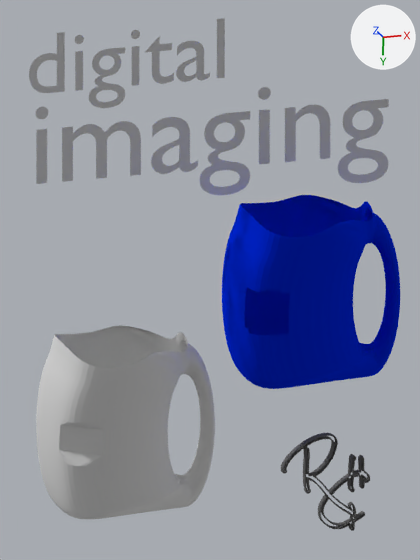
An edit to the Blender file digital_imaging.blend, drawn before and after from the same camera.
Before and after are seen from the file's camera 'Camera'. Every picture has the same lights, and +X, +Y and +Z are marked at upper right.

In view in the first picture: 'Curve', 'Fh1 Voxelizer-Tetgen In', 'Text', 'Text.001', 'Torus.002'.
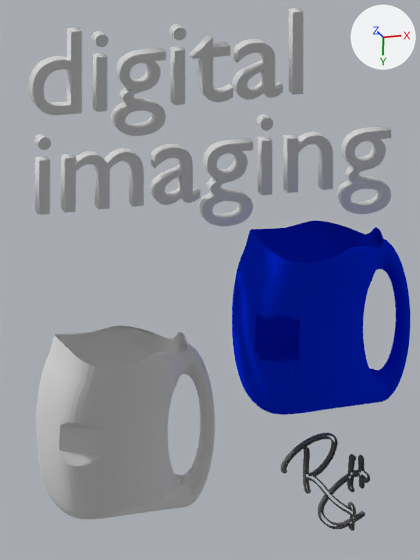
Where the change shows, as pixel boxes [x1, y1, x2, y2] in the pictures (420 x 560 px):
'Torus.002', moved
    before: [222, 195, 400, 389]
    after: [232, 221, 410, 415]
'Text', reshaped, moved
    before: [36, 87, 389, 195]
    after: [34, 114, 391, 226]
'Text.001', reshaped, moved (40% wider, 42% taller)
    before: [29, 18, 225, 108]
    after: [29, 8, 303, 136]

Diff of the bpy script that builds the scene:
```diff
--- a/digital_imaging.blend.py
+++ b/digital_imaging.blend.py
@@ txt_text @@
 txt_text.body = 'imaging'
+txt_text.extrude = 0.1
 txt_text.size = 1.8
@@ txt_text_001 @@
 txt_text_001.body = 'digital'
-txt_text_001.size = 1.3
+txt_text_001.extrude = 0.1
+txt_text_001.size = 1.8
@@ ob_text @@
 ob_text = bpy.data.objects.new('Text', txt_text)
-ob_text.location = (-2.55, -2.45, 1.25)
+ob_text.location = (-2.54, -2.02, 1.25)
 ob_text.rotation_euler = (3.142, 0.0, 0.0)  # degrees (180, 0, 0)
@@ ob_text_001 @@
 ob_text_001 = bpy.data.objects.new('Text.001', txt_text_001)
-ob_text_001.location = (-2.61, -3.8, 1.25)
+ob_text_001.location = (-2.6, -3.48, 1.25)
 ob_text_001.rotation_euler = (3.142, 0.0, 0.0)  # degrees (180, 0, 0)
@@ ob_torus_002 @@
 ob_torus_002 = bpy.data.objects.new('Torus.002', me_torus_002)
-ob_torus_002.location = (2.13, -0.78, -0.01)
+ob_torus_002.location = (2.28, -0.38, -0.01)
```
